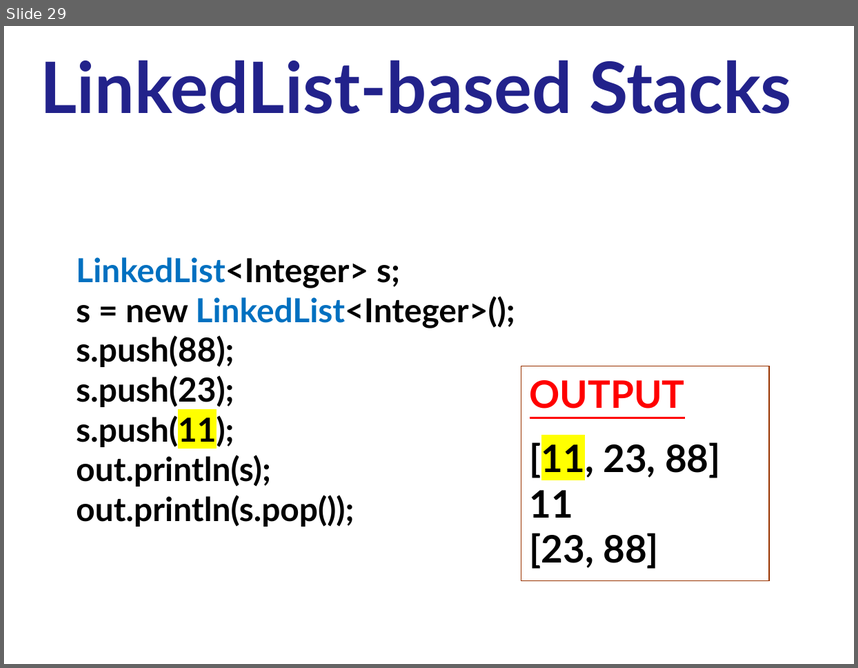
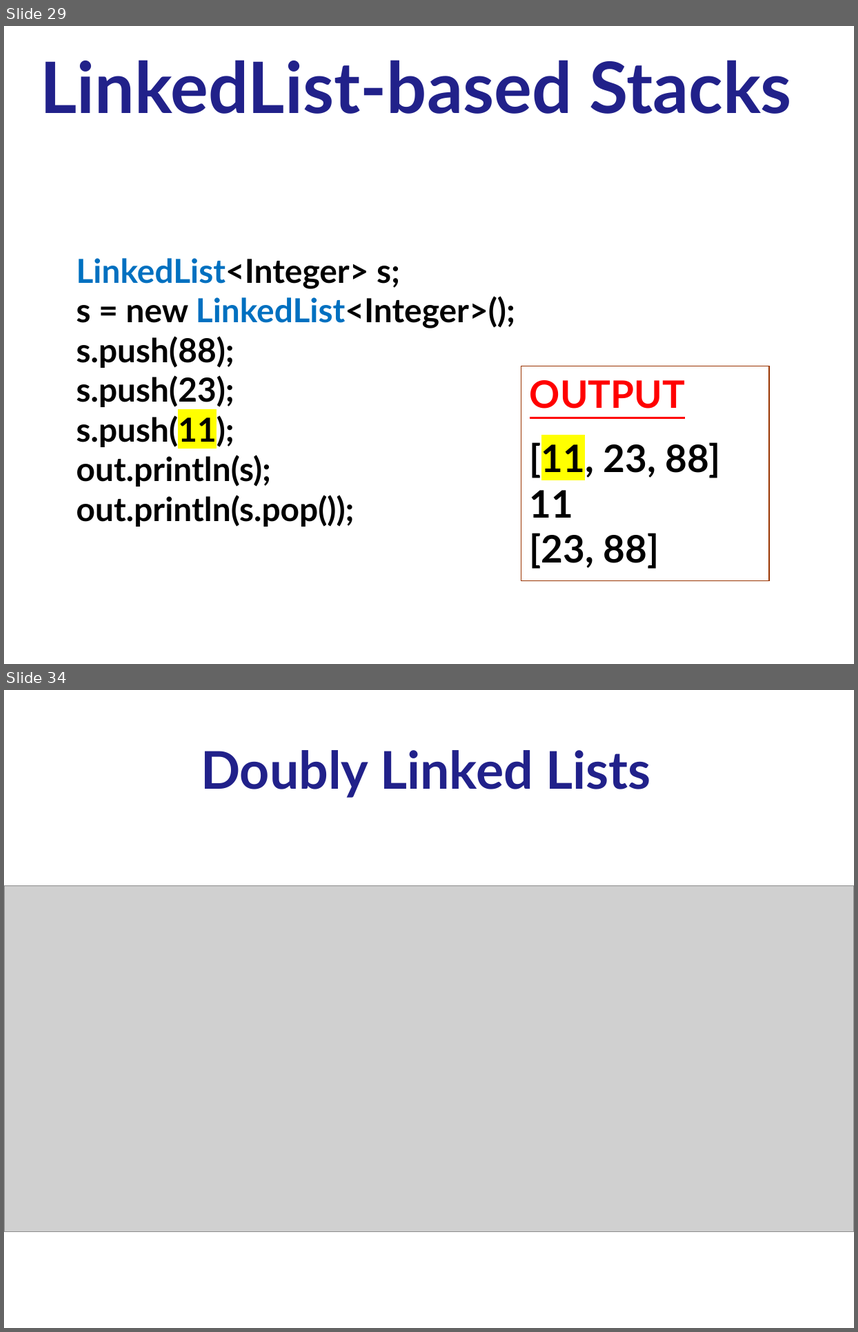
Before and after one commit to ishanigoli/cs3-labs, a slide deck: u06b_stacks/notes/13a.stacks.pptx. Shown one above the other, each under a label of ours: slide 29 before the commit, slides 29 and 34 after it; the slides between them are not shown. The pictures are 858x668 and 858x1332 pixels, drawn with LibreOffice and Linux fonts; fonts in the diff are those of the drawing; grey boxes stand for pictures. Boxes give left, top, right and bottom in pixels: in the first picture for what was removed or moved away, otherwise in the second. Text is boxed around its words. In the diff, an @@ line names an element or a change of style, - is before the commit and + after.

```diff
--- a/u06b_stacks/notes/13a.stacks.pptx
+++ b/u06b_stacks/notes/13a.stacks.pptx
@@ slide 34 added at box(4, 690, 854, 1328), background #FFFFFF @@
@@ text added at box(201, 750, 651, 798), 44 pt, text #21218A, bold @@
+Doubly Linked Lists
@@ picture added at box(4, 885, 854, 1231) @@
```
Also in this commit, not shown: 25 other slides changed, 4 other slides added, 29 other files.
